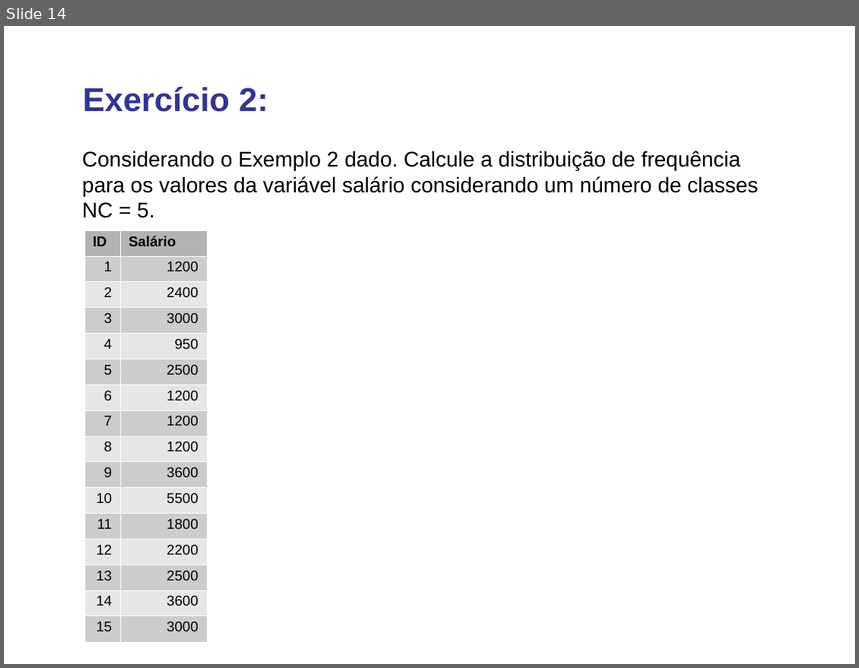
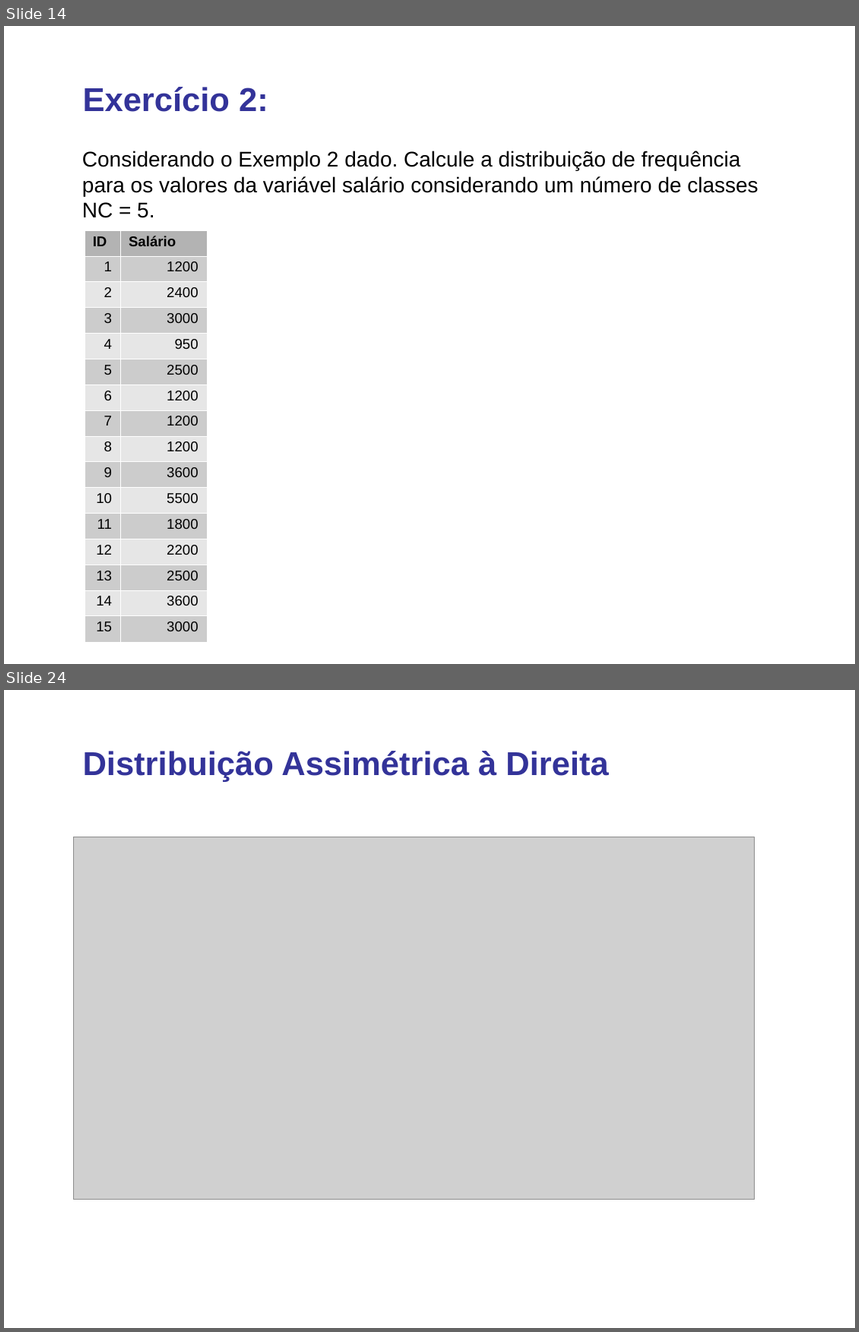
Before and after one commit to lansaviniec/estatistica, a slide deck: 2 resumos_e graficos_de_dados.ppt. Shown one above the other, each under a label of ours: slide 14 before the commit, slides 14 and 24 after it; the slides between them are not shown. The pictures are 859x668 and 859x1332 pixels, drawn with LibreOffice and Linux fonts; fonts in the diff are those of the drawing; grey boxes stand for pictures. Boxes give left, top, right and bottom in pixels: in the first picture for what was removed or moved away, otherwise in the second. Text is boxed around its words. In the diff, an @@ line names an element or a change of style, - is before the commit and + after.

```diff
--- a/2 resumos_e graficos_de_dados.ppt
+++ b/2 resumos_e graficos_de_dados.ppt
@@ slide 24 added at (x1=4, y1=690, x2=855, y2=1328), background #FFFFFF @@
@@ text added at (x1=83, y1=751, x2=608, y2=782), 28 pt, text #333399, bold @@
+Distribuição Assimétrica à Direita
@@ picture added at (x1=74, y1=837, x2=755, y2=1200) @@
```
Also in this commit, not shown: 9 other slides added.
